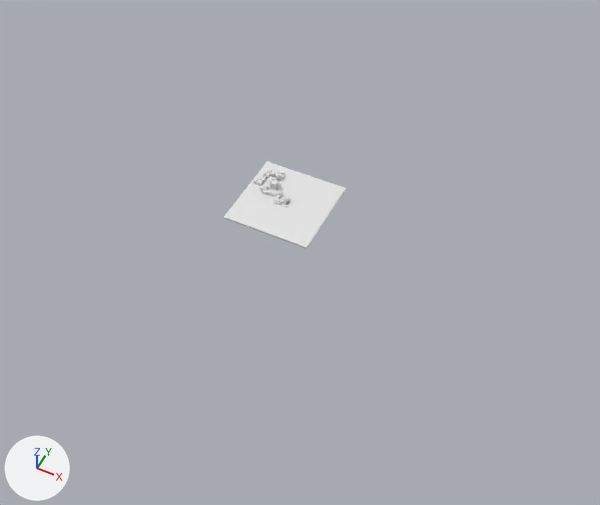
Renders of the glTF model assets/testcity.gltf from each side of a commit.
Camera for both pictures: a 50 mm lens placed at (1222.0, -2306.0, 2586.0), pointed at (166.0, -193.0, -55.0). The axes (+X, +Y, +Z) are drawn at lower left. The lights are the same throughout. Where no turn or scale is listed for an object, it has been applied to the vertices. Vertices at the same position are counted once.

The scene before the commit, as lines of its bpy script (objects in view):
```python
me_cube_035 = bpy.data.meshes.new('Cube.035')
me_cube_035.from_pydata(...)  # 616 vertices, 1155 faces; spans x -170.0..51.0, y -15.0..172.0, z -1.0..37.0
me_plane = bpy.data.meshes.new('Plane')
me_plane.from_pydata(...)  # 2648 vertices, 5292 faces; spans x -200.0..200.0, y -200.0..200.0, z -10.0..0.0
ob_cube_002 = bpy.data.objects.new('Cube.002', me_cube_035)
ob_cube_002.location = (-28.0, -15.0, 1.0)
ob_plane = bpy.data.objects.new('Plane', me_plane)
ob_plane.location = (0.0, 0.0, 0.0)
```
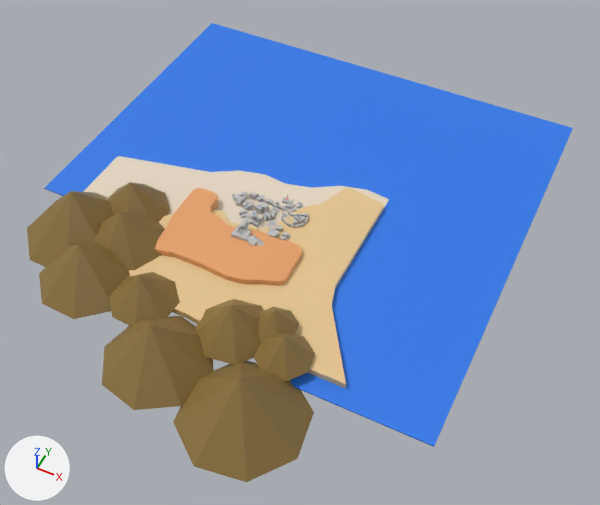
What differs and where, as boxes (x1, y1, x2, y2) in the pictures (600 x 505 px):
'Cube.006', added (blue)
    after: (44, 23, 573, 447)
'Cube.007', added (brown)
    after: (27, 182, 315, 482)
'Cube', added (beige)
    after: (129, 187, 384, 389)
'Cube.003', added (orange)
    after: (155, 188, 302, 285)
'Cube.005', added
    after: (83, 156, 389, 287)
'Plane', deleted
    before: (224, 161, 346, 249)
'Cube.002', reshaped, moved, turned
    before: (252, 168, 289, 208)
    after: (231, 191, 308, 246)
part 1 of me_cube_035, built on
    before: (260, 185, 263, 192)
    after: (231, 202, 308, 246)
part 2 of me_cube_035, added
    after: (232, 192, 274, 206)
part 3 of me_cube_035, recoloured
    before: (252, 168, 289, 208)
    after: (239, 200, 294, 227)

The change in detail:
Material 'upland3' (mat_upland3) is new.
Its base color is (0.266, 0.172, 0.0477) (brown #8d733e).
Material 'land' (mat_land) is new.
Its base color is (0.8, 0.691, 0.552) (white #e7d9c4).
Material 'upland2' (mat_upland2) is new.
Its base color is (0.8, 0.36, 0.144) (orange #e7a26a).
Material 'upland' (mat_upland) is new.
Its base color is (0.8, 0.564, 0.281) (beige #e7c690).
me_cube_035 is used by ob_cube_002; location (-28.0, -15.0, 1.0).
me_cube_035 had 616 vertices, 1155 faces and spanned x -170.0..51.0, y -15.0..172.0, z -1.0..37.0.
me_cube_035 now has 2243 vertices, 4135 faces and spans x -302.0..51.0, y -131.0..240.0, z -3.0..85.0.
me_cube_035 part 1: 3 vertices removed from x -106.0, y 26.0, z -1.0..25.0; 1327 vertices added at x -302.0..45.0, y -131.0..103.0, z -3.0..85.0.
me_cube_035 part 2: 223 vertices added at x -86.0..12.0, y 59.0..240.0, z -1.0..30.0.
me_cube_035 part 3: 1139 faces spanning x -170.0..51.0, y -15.0..172.0, z -1.0..37.0 switch from no material to mat_wall (grey #bebebe).
Mesh me_cube_004 is new.
It has 90 vertices, 140 faces and spans x -614.0..925.0, y -825.0..234.0, z -26.0..226.0.
It uses material mat_upland3 (brown #8d733e).
Mesh me_cube_003 is new.
It has 28 vertices, 52 faces and spans x -1011.0..1002.0, y -829.0..1072.0, z -5.0..1.0.
It uses material mat_water (blue #2b77e7).
Mesh me_cube_002 is new.
It has 36 vertices, 68 faces and spans x -838.0..400.0, y -496.0..244.0, z -5.0..1.0.
It uses material mat_land (white #e7d9c4).
Mesh me_cube_001 is new.
It has 163 vertices, 322 faces and spans x -375.0..217.0, y -526.0..-128.0, z -1.0..50.0.
It uses material mat_upland2 (orange #e7a26a).
Mesh me_cube is new.
It has 229 vertices, 454 faces and spans x -576.0..633.0, y -754.0..192.0, z -6.0..25.0.
It uses material mat_upland (beige #e7c690).
Object 'Plane' (ob_plane) is deleted.
Object 'Cube.002' (ob_cube_002) moves from (-28.0, -15.0, 1.0) to (15.0, -28.0, 1.0).
Object 'Cube.002' (ob_cube_002) turns from (0, 0, 0) to (0, 0, 90) degrees about x, y and z.
Object 'Cube.007' (ob_cube_007) is new; it shows me_cube_004.
Its location is (-330.0, -430.0, -5.0).
Object 'Cube.006' (ob_cube_006) is new; it shows me_cube_003.
Its location is (0.0, 0.0, -5.0).
Object 'Cube.005' (ob_cube_005) is new; it shows me_cube_002.
Its location is (0.0, 0.0, -1.0).
Object 'Cube.003' (ob_cube_003) is new; it shows me_cube_001.
Its location is (0.0, 0.0, 0.0).
Object 'Cube' (ob_cube) is new; it shows me_cube.
Its location is (0.0, 0.0, 0.0).
